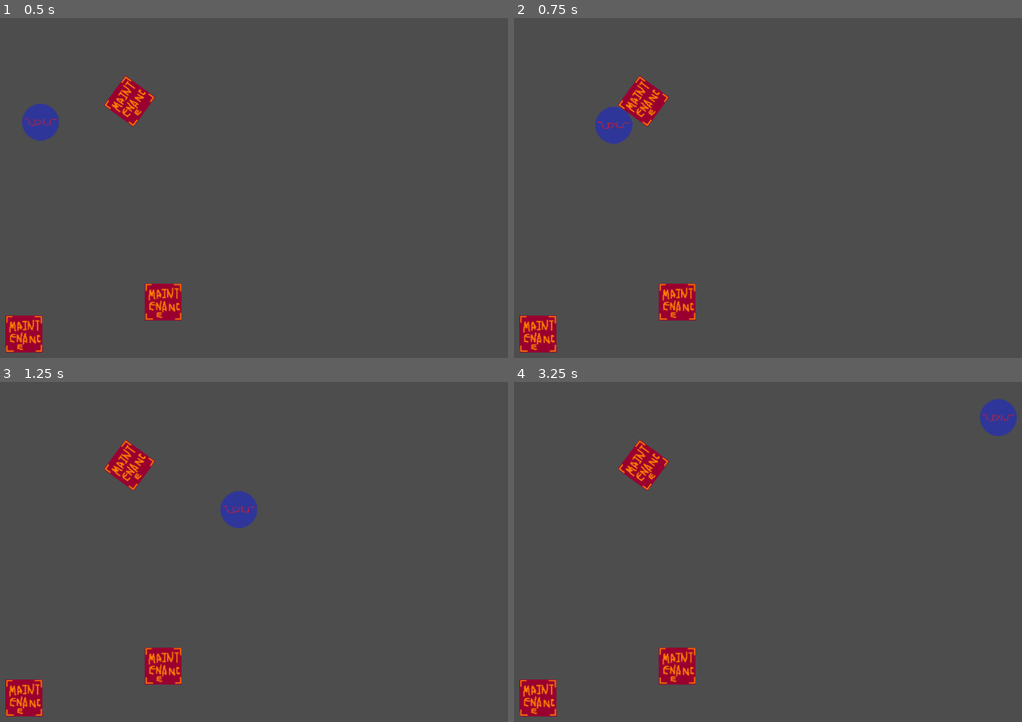
Above: before the commit, frames 1-4 (two rows, left to right).
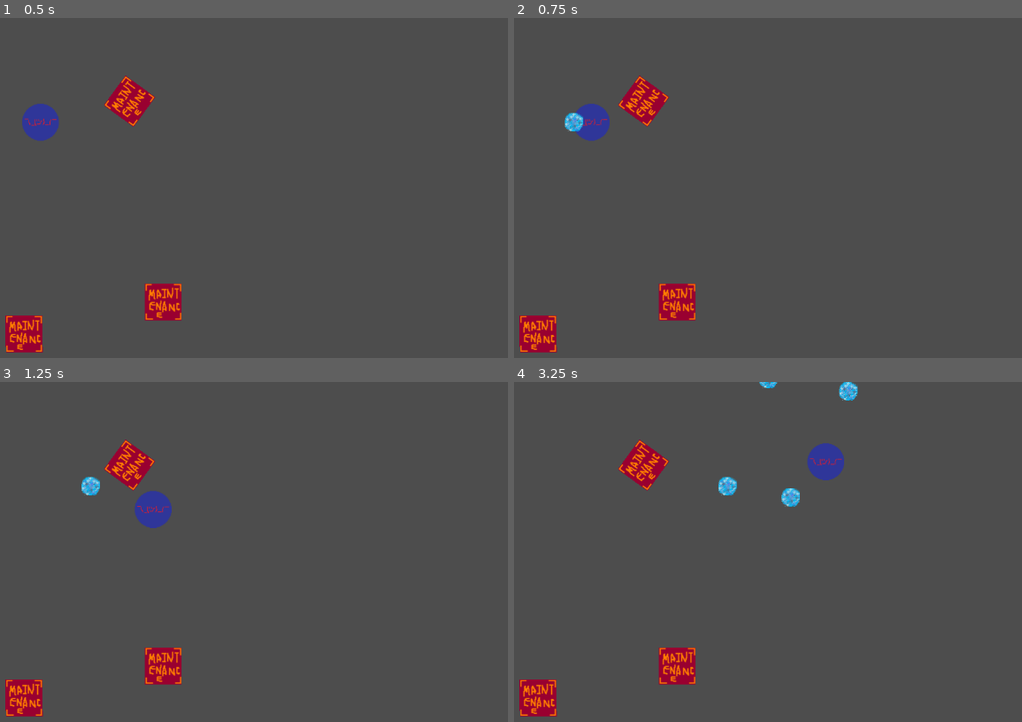
Above: after the commit, the same moments.

Repository: serbel324/Nameless
Game: Godot game, scene res://Scenes/MainScene.tscn
Same seed, same stepped clock (60 frames per second), same inputs: the game is played once before the commit and once after it.
Inputs:
- Up to frame 1 (0.5 s): no input
- Up to frame 2 (0.75 s): tap Enter at 0.5 s; hold D (move_right) from 0.53 s (still down); tap Space (cast_missile, bound only after the commit) at 0.6 s
- Up to frame 3 (1.25 s): keep holding D (move_right)
- Up to frame 4 (3.25 s): release D (move_right) at 1.28 s; hold W (move_down) 1.28-2.03 s; tap Space (cast_missile, bound only after the commit) at 1.35, 2.1, 2.85 s; hold D (move_right) 2.03-2.78 s; hold S (move_up) from 2.78 s (still down)

Frame 1 is identical in both runs. In frame 2, 1.0% of the frame differs, in the area x 9-24%, y 25-37%; in frame 3, 1.4%; in frame 4, 1.8%, in the area x 40-99%, y 0-37%.

Commit message:
Add missile

Diff:
--- a/Player/Hull.tscn
+++ b/Player/Hull.tscn
@@ -8,6 +8,7 @@
 
 [node name="Hull" type="CharacterBody2D"]
 script = ExtResource("1_o0otu")
+MOVE_SPEED = 300.0
 
 [node name="CollisionShape2D" type="CollisionShape2D" parent="."]
 shape = SubResource("CircleShape2D_17v0s")
--- a/Player/Soul.gd
+++ b/Player/Soul.gd
@@ -1,4 +1,5 @@
 extends CharacterBody2D
+
 
 enum State {
 	IDLE,
@@ -7,10 +8,14 @@
 	# DEAD,
 }
 
+@export var missile_scene: PackedScene = preload(
+		"res://Projectiles/CrystalBall/CrystalBall.tscn")
+@export var MOVE_SPEED : float = 30.0
+
 var state : State = State.IDLE
 var movement_direction : Vector2 = Vector2.ZERO
 
-@export var MOVE_SPEED : float = 30.0
+const Projectile = preload("res://Projectiles/Projectile.gd")
 
 
 # Called when the node enters the scene tree for the first time.
@@ -18,14 +23,31 @@
 	pass # Replace with function body.
 
 
+func cast_missile():
+	if not is_able_to_cast():
+		return
+	var instance = missile_scene.instantiate() as Projectile
+	instance.global_position = global_position
+	instance.direction = Vector2(1, 0)
+	print(instance.global_position)
+	print(global_position)
+	get_node("/root").add_child(instance)
+
+
+func is_able_to_cast():
+	return state == State.IDLE or state == State.MOVE
+
+
 func process_input():
-	movement_direction = Vector2(
-		float(Input.is_action_pressed("move_right")) - float(Input.is_action_pressed("move_left")),
-		float(Input.is_action_pressed("move_up")) - float(Input.is_action_pressed("move_down"))
-	)
+	movement_direction = Input.get_vector("move_left", "move_right",
+			"move_down", "move_up")
+	if Input.is_action_just_pressed("cast_missile"):
+		cast_missile()
+
 
 func state_common(_delta : float):
 	process_input()
+
 
 func state_idle(delta : float):
 	if not is_zero_approx(movement_direction.length()):
@@ -35,9 +57,11 @@
 	else:
 		pass
 
+
 func move(delta : float):
-	velocity = movement_direction.normalized() * MOVE_SPEED * delta * 1000
+	velocity = movement_direction.normalized() * MOVE_SPEED
 	move_and_slide()
+
 
 func state_move(delta : float):
 	if is_zero_approx(movement_direction.length()):
@@ -47,6 +71,7 @@
 	else:
 		move(delta)
 
+
 # Called every frame. 'delta' is the elapsed time since the previous frame.
 func _process(delta):
 	state_common(delta);
--- /dev/null
+++ b/Projectiles/CrystalBall/CrystalBall.tscn
@@ -0,0 +1,16 @@
+[gd_scene load_steps=4 format=3 uid="uid://s77lwpf6o286"]
+
+[ext_resource type="Texture2D" uid="uid://plpv86ausmj4" path="res://Projectiles/CrystalBall/Texture.png" id="1_e1cla"]
+[ext_resource type="Script" path="res://Projectiles/CrystalBall/CrystallBall.gd" id="1_tnlgb"]
+
+[sub_resource type="CircleShape2D" id="CircleShape2D_7bp6e"]
+radius = 15.0
+
+[node name="CrystalBall" type="Area2D"]
+script = ExtResource("1_tnlgb")
+
+[node name="CollisionShape2D" type="CollisionShape2D" parent="."]
+shape = SubResource("CircleShape2D_7bp6e")
+
+[node name="Sprite2D" type="Sprite2D" parent="."]
+texture = ExtResource("1_e1cla")
--- /dev/null
+++ b/Projectiles/CrystalBall/CrystallBall.gd
@@ -0,0 +1,26 @@
+extends "res://Projectiles/Projectile.gd"
+
+@export var direction : Vector2 = Vector2.ZERO
+@export var SPEED : float = 100
+@export var MAX_TTL : float = 3
+
+var ttl : float
+
+
+func move(delta : float):
+	var velocity : Vector2 = direction.normalized() * SPEED * delta
+	global_position += velocity
+
+
+# Called when the node enters the scene tree for the first time.
+func _ready():
+	ttl = MAX_TTL
+
+
+# Called every frame. 'delta' is the elapsed time since the previous frame.
+func _process(delta):
+	ttl -= delta
+	if ttl <= 0:
+		queue_free()
+		return
+	move(delta)
--- /dev/null
+++ b/Projectiles/Projectile.gd
@@ -0,0 +1,9 @@
+extends Area2D
+
+# Called when the node enters the scene tree for the first time.
+func _ready():
+	pass
+
+# Called every frame. 'delta' is the elapsed time since the previous frame.
+func _process(delta):
+	pass
--- a/project.godot
+++ b/project.godot
@@ -37,3 +37,8 @@
 "events": [Object(InputEventKey,"resource_local_to_scene":false,"resource_name":"","device":-1,"window_id":0,"alt_pressed":false,"shift_pressed":false,"ctrl_pressed":false,"meta_pressed":false,"pressed":false,"keycode":0,"physical_keycode":87,"key_label":0,"unicode":119,"echo":false,"script":null)
 ]
 }
+cast_missile={
+"deadzone": 0.5,
+"events": [Object(InputEventKey,"resource_local_to_scene":false,"resource_name":"","device":-1,"window_id":0,"alt_pressed":false,"shift_pressed":false,"ctrl_pressed":false,"meta_pressed":false,"pressed":false,"keycode":0,"physical_keycode":32,"key_label":0,"unicode":32,"echo":false,"script":null)
+]
+}
Binary file added: Projectiles/CrystalBall/Texture.png
Not shown, added: Projectiles/CrystalBall/Texture.png.import
Not shown, changed: .DS_Store
Not shown, added: Projectiles/.DS_Store
Not shown, added: Projectiles/CrystalBall/.DS_Store
